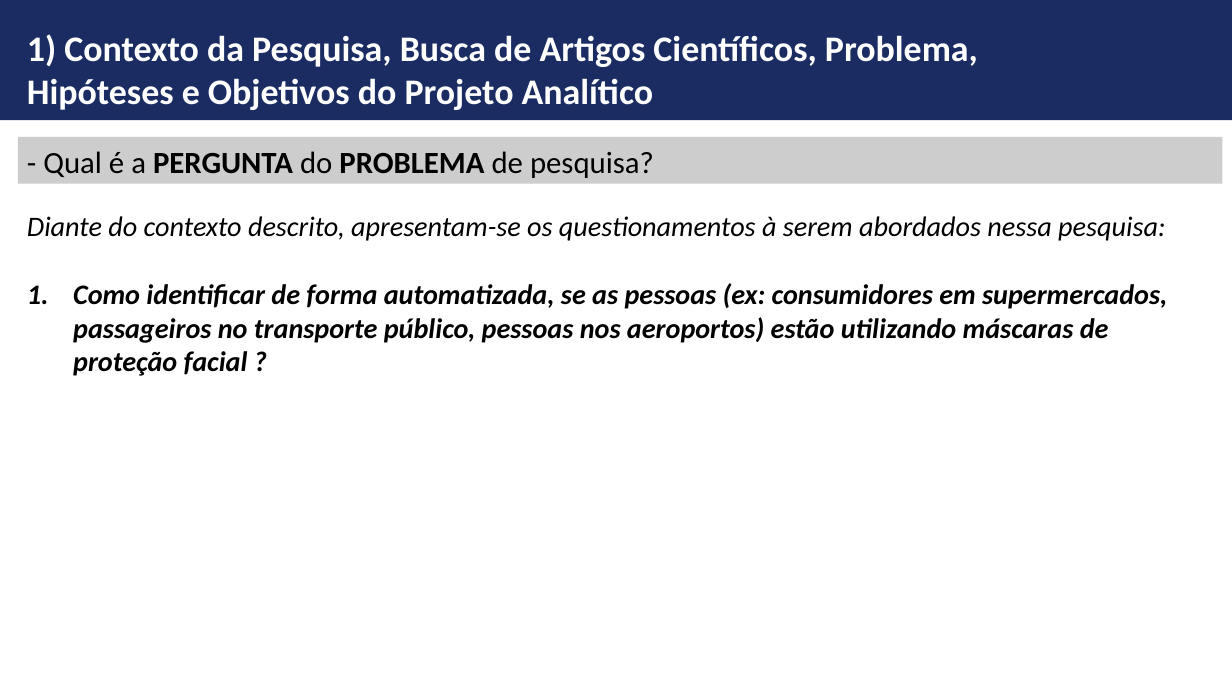
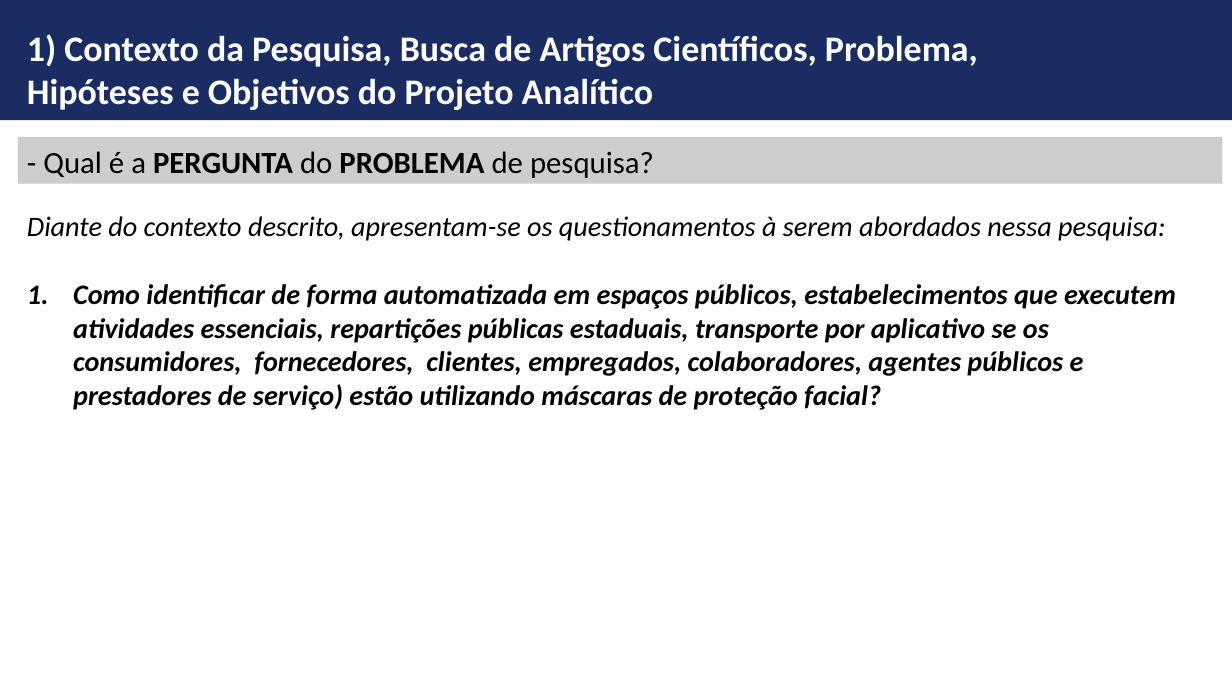
Before and after one commit to ldaniel/Challenges-Requirements-Analytical-Projects, a slide deck: slide 7 of presentation/FGV-MBA - Monografia - Detecção de Máscara Facial.pptx (slide 5 before the commit). Drawn at 1232x693 pixels with LibreOffice and Linux fonts; fonts in the diff are those of the drawing; background and template pictures are left out. Boxes give left, top, right and bottom in pixels: in the first picture for what was removed or moved away, otherwise in the second. Text is boxed around its words. In the diff, an @@ line names an element or a change of style, - is before the commit and + after.

```diff
--- a/presentation/FGV-MBA - Monografia - Detecção de Máscara Facial.pptx
+++ b/presentation/FGV-MBA - Monografia - Detecção de Máscara Facial.pptx
@@ text at [73, 284, 1176, 410]: text changed @@
-1. Como identificar de forma automatizada, se as pessoas (ex: consumidores em supermercados, passageiros no transporte público, pessoas nos aeroportos) estão utilizando máscaras de proteção facial ?
+1. Como identificar de forma automatizada em espaços públicos, estabelecimentos que executem atividades essenciais, repartições públicas estaduais, transporte por aplicativo se os consumidores, fornecedores, clientes, empregados, colaboradores, agentes públicos e prestadores de serviço) estão utilizando máscaras de proteção facial?
```
Also in this commit, not shown: 8 other slides changed, 5 slides added.
